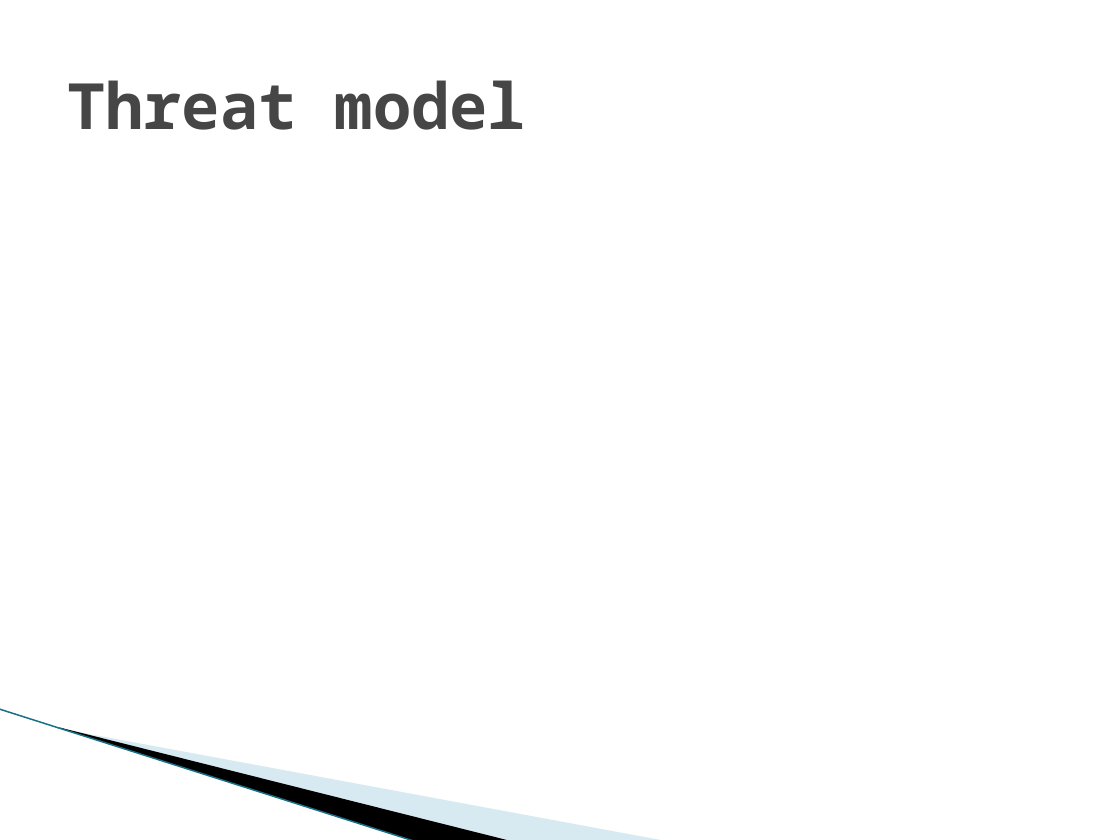
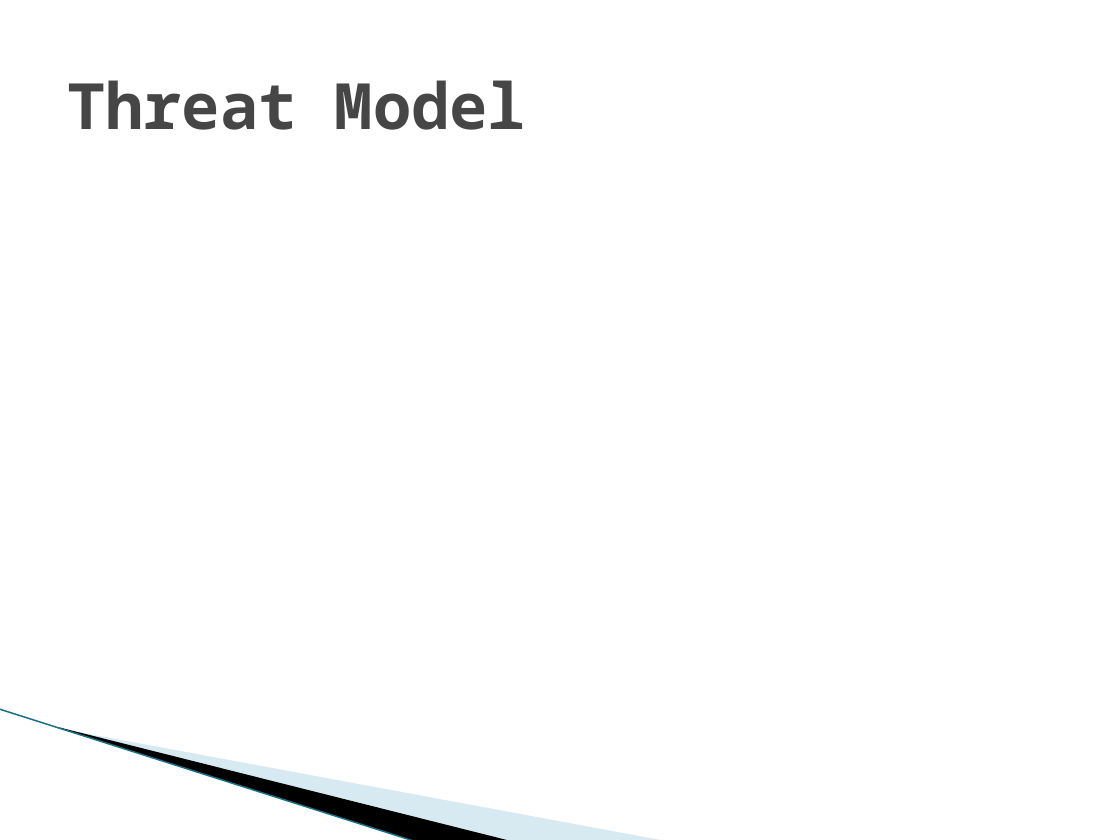
Before and after one commit to vfasburg/cse_825, a slide deck: slide 6 of Project/Final_Project_Presentation_Fasburg_Reiff_Thomas.pptx. Drawn at 1120x840 pixels with LibreOffice and Linux fonts; fonts in the diff are those of the drawing; background and template pictures are left out. Boxes give left, top, right and bottom in pixels: in the first picture for what was removed or moved away, otherwise in the second. Text is boxed around its words. In the diff, an @@ line names an element or a change of style, - is before the commit and + after.

```diff
--- a/Project/Final_Project_Presentation_Fasburg_Reiff_Thomas.pptx
+++ b/Project/Final_Project_Presentation_Fasburg_Reiff_Thomas.pptx
@@ title at <box>67,80,526,130</box>: text changed @@
-Threat model
+Threat Model
```
Also in this commit, not shown: 11 other slides changed, 3 slides added, 2 slides removed.
